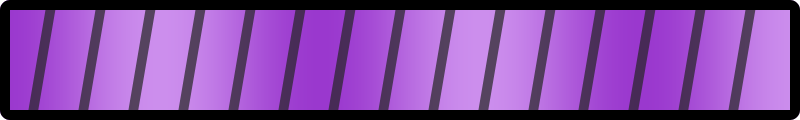
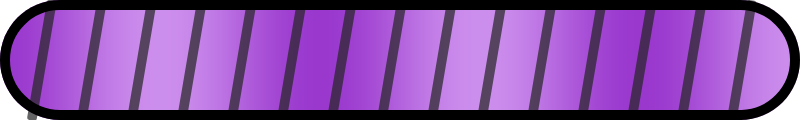
Layer changes from the first 800 x 120 image to the second:
pixels changed over [left=0, top=0, right=800, bottom=120] (layer not identified)
